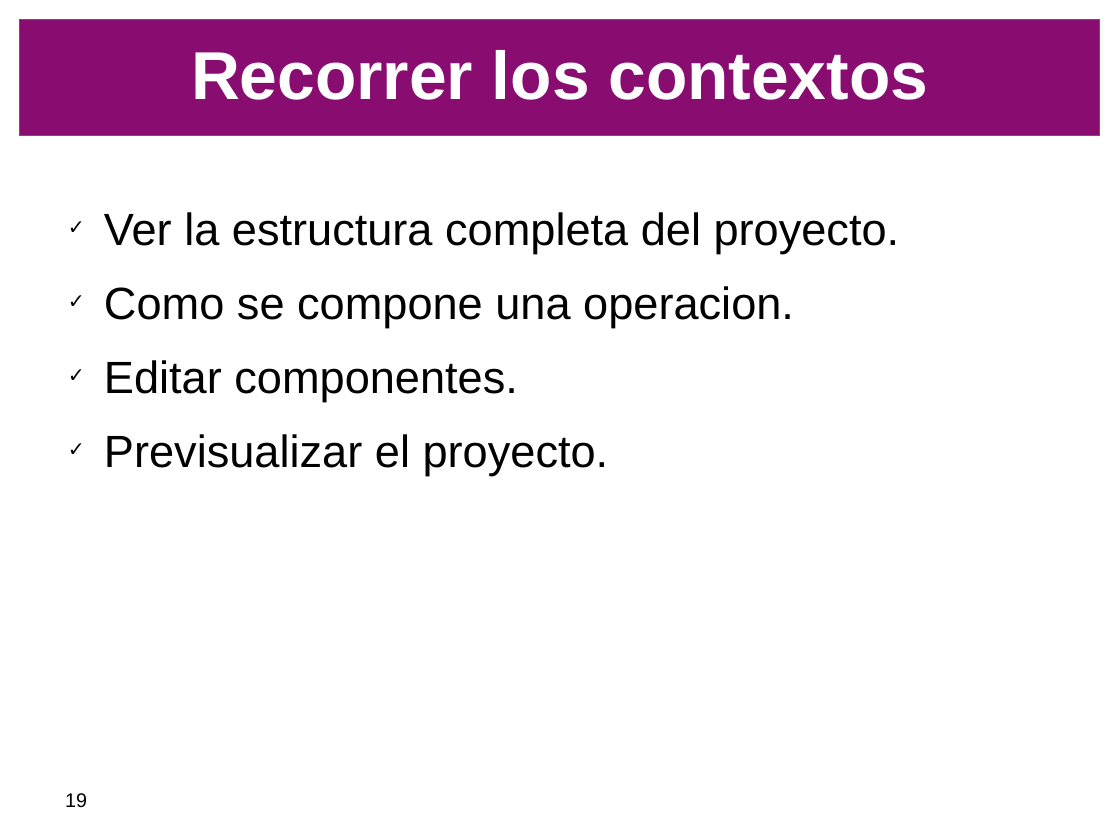
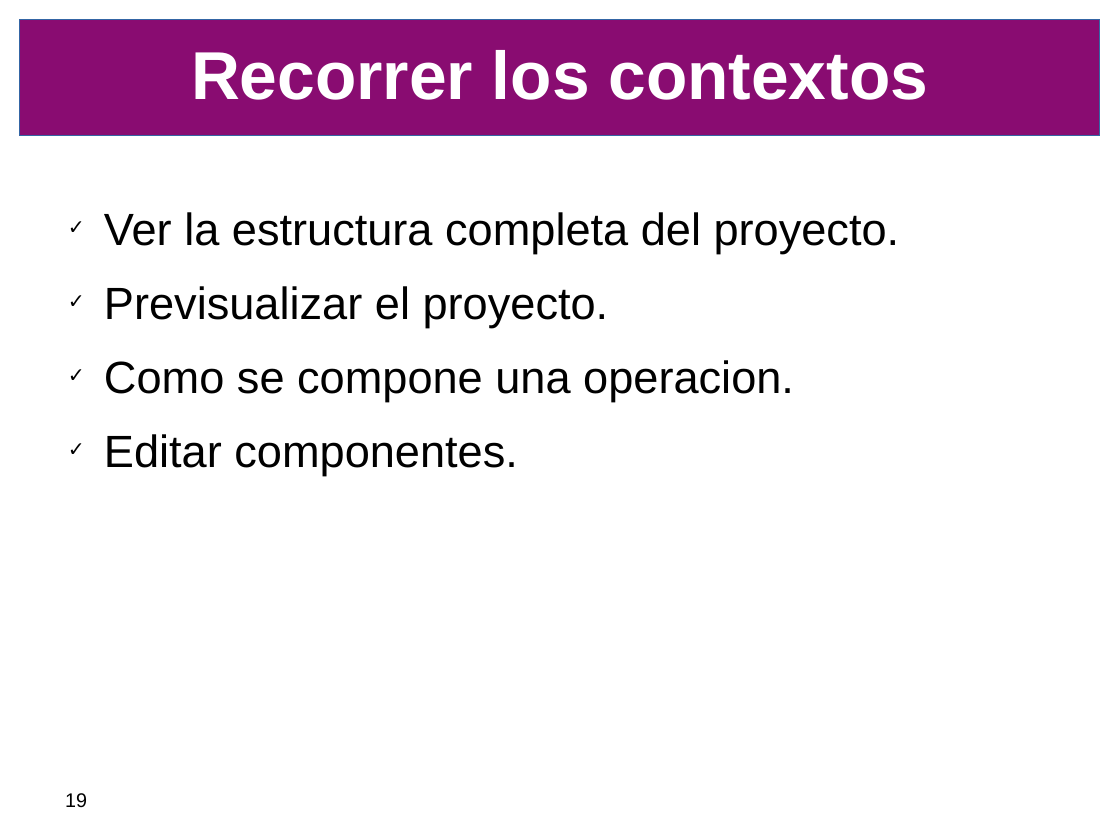
Before and after one commit to SIU-Toba/framework, a slide deck: slide 19 of doc/presentacion/CafeConf2006.odp. Drawn at 1120x840 pixels with LibreOffice and Linux fonts; fonts in the diff are those of the drawing; background and template pictures are left out. Boxes give left, top, right and bottom in pixels: in the first picture for what was removed or moved away, otherwise in the second. Text is boxed around its words. In the diff, an @@ line names an element or a change of style, - is before the commit and + after.

```diff
--- a/doc/presentacion/CafeConf2006.odp
+++ b/doc/presentacion/CafeConf2006.odp
@@ text at box(104, 286, 609, 327): paragraph added @@
+✓ Previsualizar el proyecto.
@@ text at box(104, 434, 609, 476): paragraph removed @@
-✓ Previsualizar el proyecto.
```
Also in this commit, not shown: 2 other slides changed, 2 slides added, 2 slides removed.
